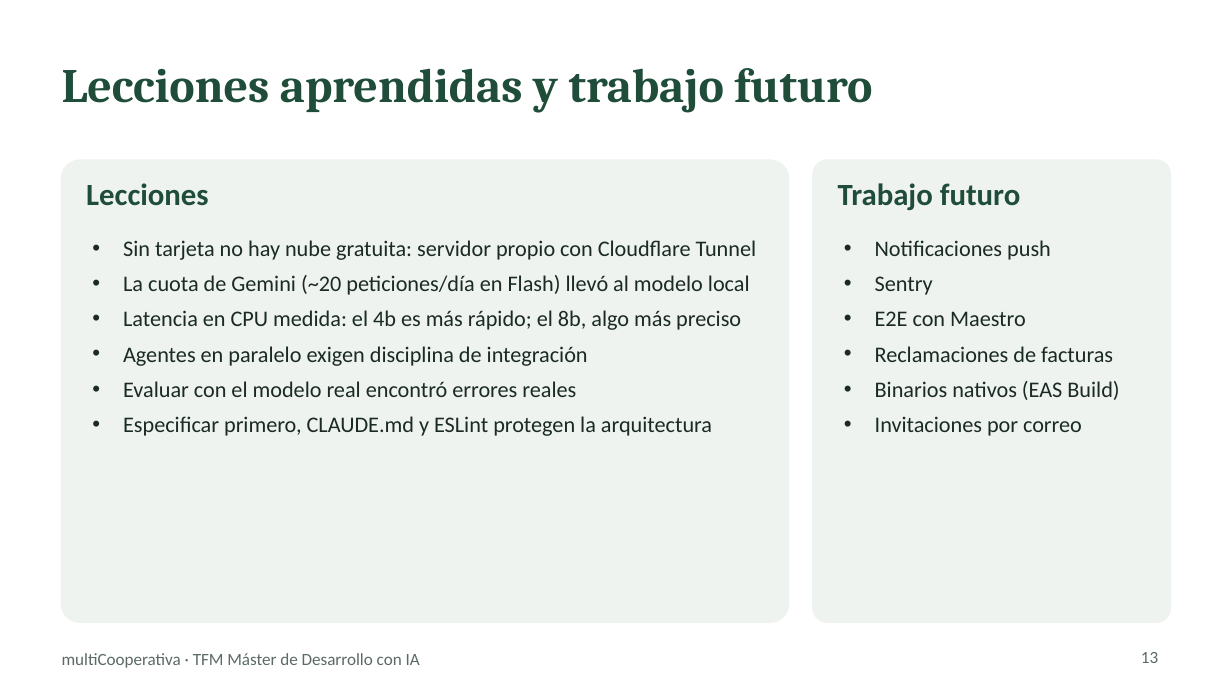
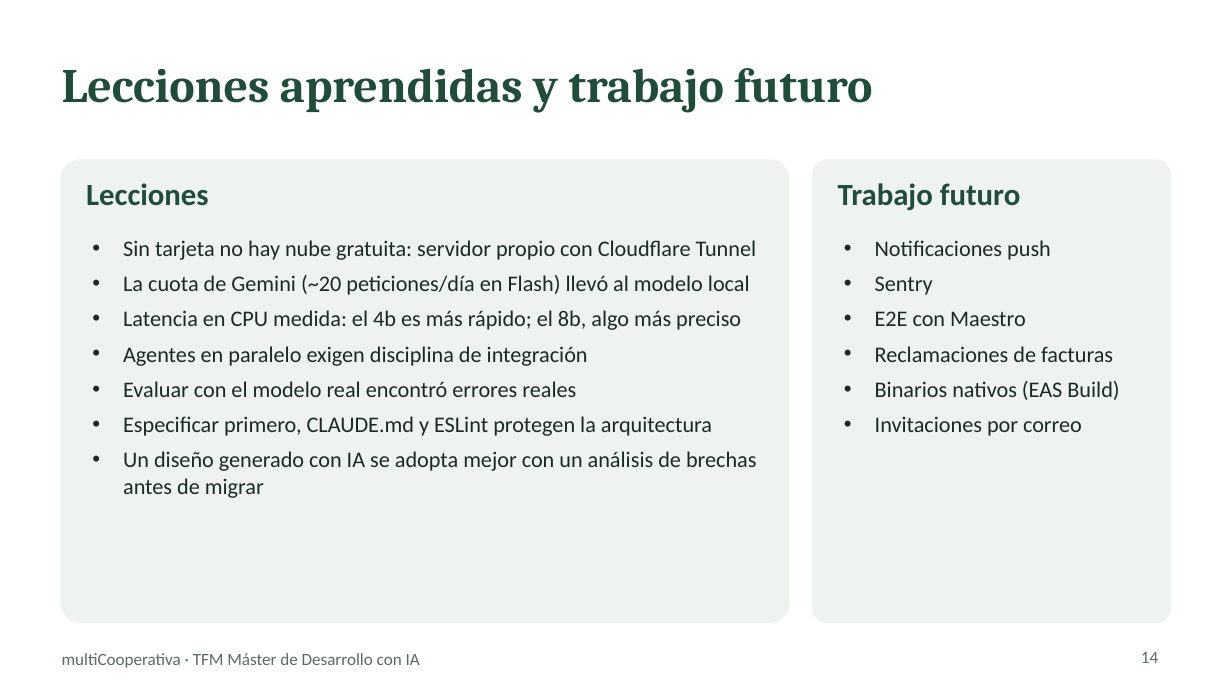
Before and after one commit to chaparro2001/multiCooperativa, a slide deck: slide 14 of docs/slides/multicooperativa-tfm.pptx (slide 13 before the commit). Drawn at 1232x693 pixels with LibreOffice and Linux fonts; fonts in the diff are those of the drawing. Boxes give left, top, right and bottom in pixels: in the first picture for what was removed or moved away, otherwise in the second. Text is boxed around its words. In the diff, an @@ line names an element or a change of style, - is before the commit and + after.

```diff
--- a/docs/slides/multicooperativa-tfm.pptx
+++ b/docs/slides/multicooperativa-tfm.pptx
@@ text at [123,451,757,498]: paragraph added @@
+• Un diseño generado con IA se adopta mejor con un análisis de brechas antes de migrar
@@ page number at [1141,652,1158,663]: text changed @@
-13
+14
```
Also in this commit, not shown: 6 other slides changed, 1 slide added, 2 other files.
